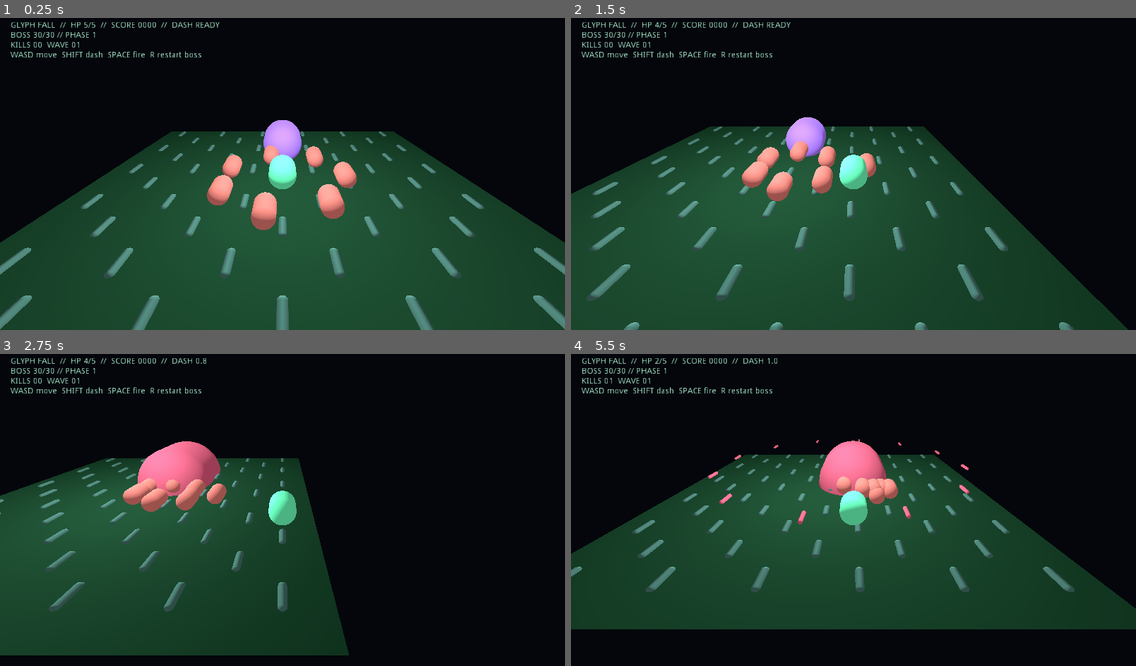
Above: before the commit, frames 1-4 (two rows, left to right).
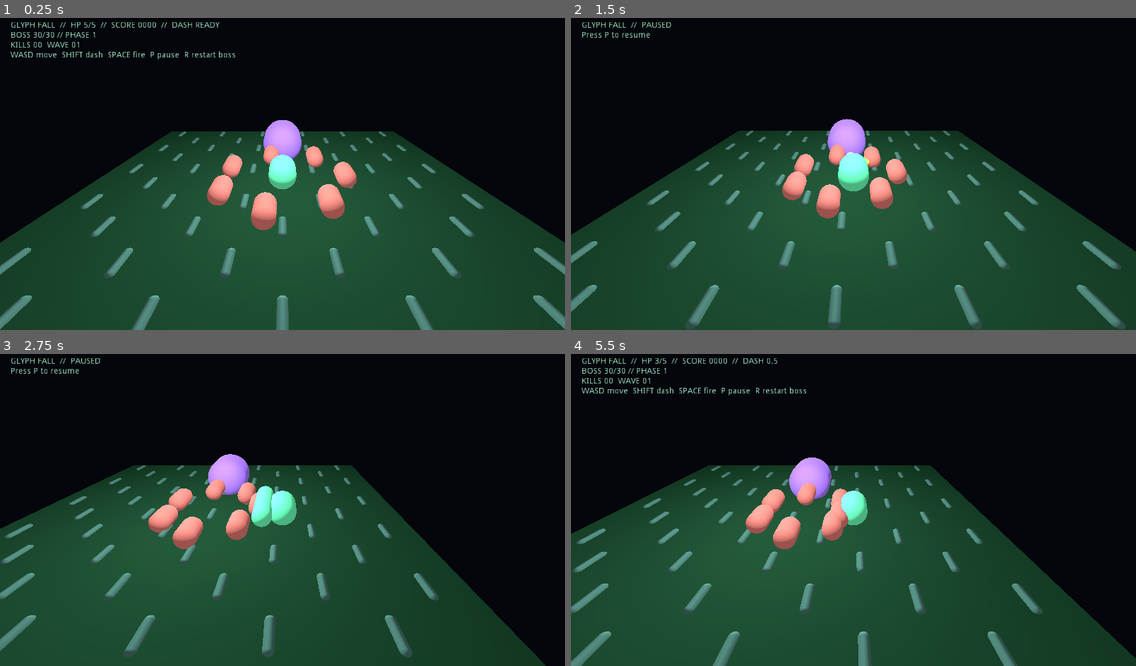
Above: after the commit, the same moments.

Repository: rgxbrel/glyph-fall
Game: Godot game, scene res://main.tscn
The game is run twice, just before and just after one commit, with the same random seed, the same clock (stepped at 60 frames per second) and the same inputs.
Inputs:
- Up to frame 1 (0.25 s): no input
- Up to frame 2 (1.5 s): tap Enter at 0.5 s; hold D 0.53-1.28 s; tap P at 0.6, 1.25, 1.35 s; tap Space at 0.77 s; hold S from 1.28 s (still down)
- Up to frame 3 (2.75 s): tap Space at 1.52 s; tap P at 2, 2.3 s; release S at 2.03 s; hold D from 2.03 s (still down); tap Shift at 2.1 s
- Up to frame 4 (5.5 s): tap P at 2.75, 3.05, 3.5, 3.6, 4.25, 4.35, 5.3 s; release D at 2.78 s; hold W 2.78-3.53 s; tap R at 2.85 s; tap Space at 3.02, 3.77, 4.52 s; hold A 3.53-5.03 s; hold S from 5.03 s (still down); tap Shift at 5.1 s

The runs differ from the first frame. In frame 1, 0.1% of the frame differs, in the area x 26-42%, y 10-14%; in frame 2, 19%; in frame 3, 27%, in the area x 0-97%, y 1-100%; in frame 4, 24%.

Commit message:
Polish prototype pause and boss lifecycle
Add pause state, clean boss resets, phase transition feedback, and enemy respawn animation cues.

Co-authored-by: Copilot <223556219+Copilot@users.noreply.github.com>

Diff:
--- a/prototype/godot-ascii3d/main.gd
+++ b/prototype/godot-ascii3d/main.gd
@@ -30,6 +30,8 @@
 var camera_shake := 0.0
 var kills := 0
 var wave := 1
+var paused_game := false
+var last_boss_phase := 1
 
 func _ready() -> void:
 	var env := WorldEnvironment.new()
@@ -119,6 +121,8 @@
 			_dash()
 		elif event.scancode == KEY_R and boss_defeated:
 			_reset_boss()
+		elif event.scancode == KEY_P:
+			paused_game = not paused_game
 
 func _move_vector() -> Vector3:
 	var v := Vector3()
@@ -205,6 +209,11 @@
 	boss_attack = 2.0
 	boss_telegraph = 0.0
 	boss_defeated = false
+	paused_game = false
+	for shot in projectiles:
+		var old_node: Spatial = shot["node"]
+		old_node.queue_free()
+	projectiles.clear()
 	boss.visible = true
 	boss_ring.visible = false
 	boss.translation = Vector3(0, 0.95, -6)
@@ -273,6 +282,7 @@
 				if enemy_hp[enemy_index] <= 0:
 					_spawn_effect(enemy.translation, Color("ff6b72"), 0.28, 0.42)
 					enemy.visible = false
+					enemy.scale = Vector3.ONE * 0.1
 					enemy_respawn[enemy_index] = 0.45
 				break
 		if not remove and boss and boss.visible and node.translation.distance_to(boss.translation) < 1.35:
@@ -326,10 +336,18 @@
 		boss.translation += to_player.normalized() * (0.45 + boss_phase * 0.18) * delta
 	boss.translation.y = 0.95 + sin(t * 2.0) * 0.12
 	boss_phase = 1 if boss_hp > 20 else (2 if boss_hp > 10 else 3)
+	if boss_phase != last_boss_phase:
+		last_boss_phase = boss_phase
+		_spawn_effect(boss.translation, Color("f6b6ff"), 0.5, 0.6)
+		camera_shake = max(camera_shake, 0.18)
 	boss.scale = Vector3.ONE * (1.2 + boss_phase * 0.12) * (1.0 + boss_flash * 0.9)
 	boss_flash = max(0.0, boss_flash - delta)
 
 func _process(delta: float) -> void:
+	if paused_game:
+		if hud:
+			hud.text = "GLYPH FALL  //  PAUSED\nPress P to resume"
+		return
 	t += delta
 	fire_cooldown = max(0.0, fire_cooldown - delta)
 	dash_cooldown = max(0.0, dash_cooldown - delta)
@@ -374,7 +392,7 @@
 	_step_pickups()
 	if hud:
 		var boss_line := "DEFEATED // press R to reset" if boss_defeated else "BOSS %02d/30 // PHASE %d" % [boss_hp, boss_phase]
-		hud.text = "GLYPH FALL  //  HP %d/5  //  SCORE %04d  //  DASH %s\n%s\nKILLS %02d  WAVE %02d\nWASD move  SHIFT dash  SPACE fire  R restart boss" % [player_hp, score, ("READY" if dash_cooldown <= 0.0 else "%.1f" % dash_cooldown), boss_line, kills, wave]
+		hud.text = "GLYPH FALL  //  HP %d/5  //  SCORE %04d  //  DASH %s\n%s\nKILLS %02d  WAVE %02d\nWASD move  SHIFT dash  SPACE fire  P pause  R restart boss" % [player_hp, score, ("READY" if dash_cooldown <= 0.0 else "%.1f" % dash_cooldown), boss_line, kills, wave]
 	if camera and player:
 		var shake := Vector3(sin(t * 71.0), 0, cos(t * 83.0)) * camera_shake
 		camera.translation = Vector3(player.translation.x, 7.0, player.translation.z + 12.0) + shake
